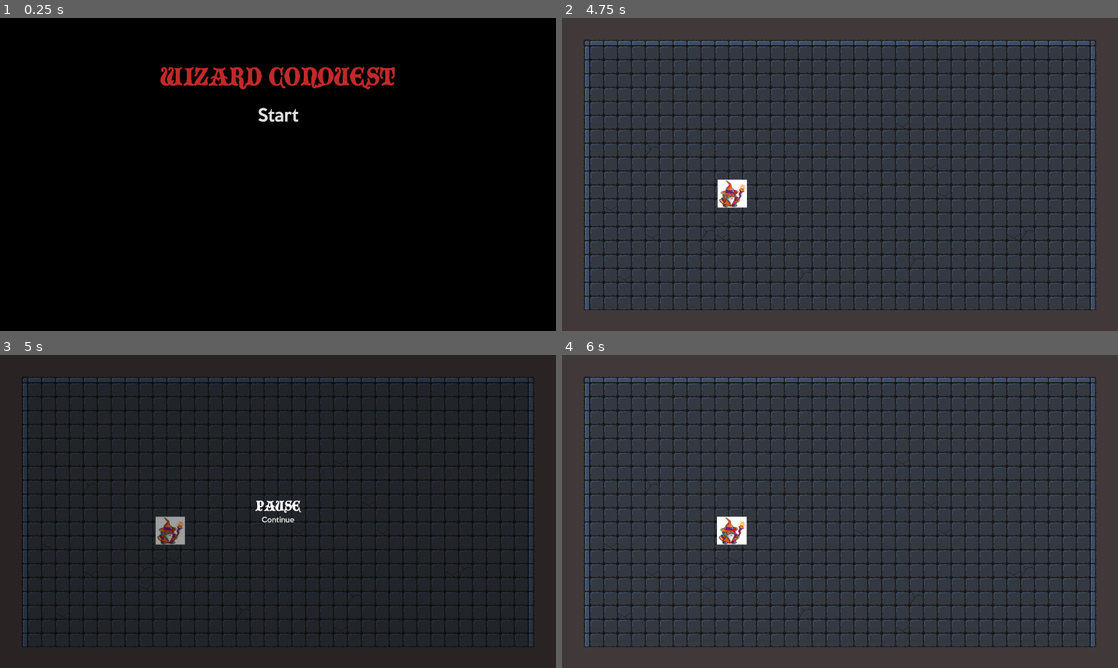
Above: before the commit, frames 1-4 (two rows, left to right).
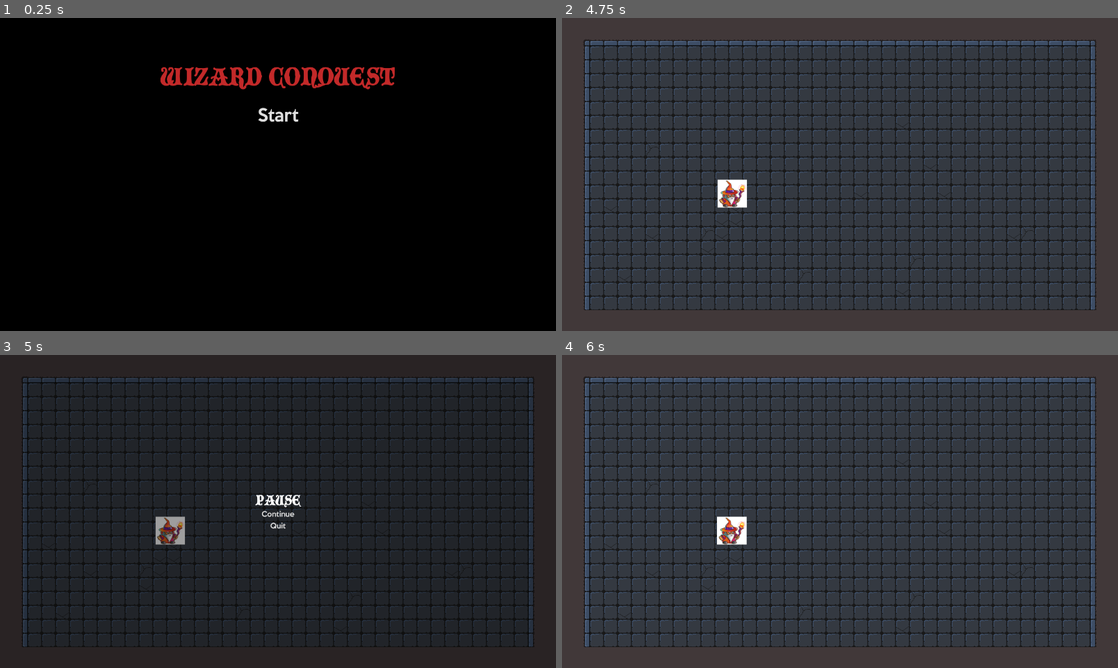
Above: after the commit, the same moments.

Repository: jeremiah-crosby/wizard-conquest-godot
Game: Godot game, scene res://MainScene.tscn
Same seed, same stepped clock (60 frames per second), same inputs: the game is played once before the commit and once after it.
Inputs:
- Up to frame 1 (0.25 s): no input
- Up to frame 2 (4.75 s): click "Start" at 0.5 s; tap Enter at 1.25, 2.75, 4.25 s; tap Space at 2, 3.5 s; hold Left (play_move_left) 2.03-2.78 s; hold Left (play_move_left) from 4.28 s (still down)
- Up to frame 3 (5 s): keep holding Left (play_move_left); tap Escape (ui_cancel) at 4.9 s
- Up to frame 4 (6 s): release Left (play_move_left) at 5 s; click "Continue" at 5 s; tap Space at 5.75 s; hold Left (play_move_left) from 5.78 s (still down)

Frames 1-2 are identical in both runs. In frame 3, 0.5% of the frame differs, in the area x 45-55%, y 44-56%; in frame 4, nothing differs.

Commit message:
Add quit button to pause menu

Diff:
--- a/PauseScreen.gd
+++ b/PauseScreen.gd
@@ -1,6 +1,7 @@
 extends Control
 
 signal unpause
+signal quit
 
 func _input(event):
 	if event.is_action_pressed("ui_cancel"):
@@ -12,3 +13,7 @@
 
 func _on_ContinueButton_pressed():
 	emit_signal("unpause")
+
+
+func _on_QuitButton_pressed():
+	emit_signal("quit")
--- a/PauseScreen.tscn
+++ b/PauseScreen.tscn
@@ -12,6 +12,9 @@
 font_data = ExtResource( 2 )
 
 [sub_resource type="DynamicFont" id=3]
+font_data = ExtResource( 3 )
+
+[sub_resource type="DynamicFont" id=4]
 font_data = ExtResource( 3 )
 
 [node name="PauseScreen" type="Control"]
@@ -31,9 +34,9 @@
 
 [node name="VBoxContainer" type="VBoxContainer" parent="PanelContainer/CenterContainer"]
 margin_left = 588.0
-margin_top = 326.0
+margin_top = 311.0
 margin_right = 692.0
-margin_bottom = 394.0
+margin_bottom = 409.0
 
 [node name="Label" type="Label" parent="PanelContainer/CenterContainer/VBoxContainer"]
 margin_right = 104.0
@@ -50,4 +53,14 @@
 text = "Continue"
 flat = true
 
+[node name="QuitButton" type="Button" parent="PanelContainer/CenterContainer/VBoxContainer"]
+margin_top = 72.0
+margin_right = 104.0
+margin_bottom = 98.0
+custom_fonts/font = SubResource( 4 )
+custom_colors/font_color_hover = Color( 0.882353, 0.901961, 0.239216, 1 )
+text = "Quit"
+flat = true
+
 [connection signal="pressed" from="PanelContainer/CenterContainer/VBoxContainer/ContinueButton" to="." method="_on_ContinueButton_pressed"]
+[connection signal="pressed" from="PanelContainer/CenterContainer/VBoxContainer/QuitButton" to="." method="_on_QuitButton_pressed"]
--- a/game_state/GameplayState.gd
+++ b/game_state/GameplayState.gd
@@ -2,18 +2,20 @@
 
 var initial_level_name = "res://levels/tomb/TombMap.tscn"
 var pause_screen
+var level_scene
 
 func enter():
 	print("Entered GameplayState...")
 	pause_screen = ResourceLoader.load("res://PauseScreen.tscn").instance();
 	pause_screen.connect("unpause", self, "hide_pause")
-	var next_scene = ResourceLoader.load(self.initial_level_name)
-	var next_scene_instance = next_scene.instance()
+	pause_screen.connect("quit", self, "quit_game")
+	level_scene = ResourceLoader.load(self.initial_level_name).instance()
 	var root = get_tree().get_root()
-	root.call_deferred("add_child", next_scene_instance)
+	root.call_deferred("add_child", level_scene)
 
 func exit():
 	pause_screen.queue_free()
+	level_scene.queue_free()
 
 func handle_input(event):
 	if event.is_action_pressed("ui_cancel"):
@@ -29,3 +31,7 @@
 	print("Unpause")
 	get_tree().set_pause(false)
 	pause_screen.get_parent().remove_child(pause_screen)
+
+func quit_game():
+	get_tree().set_pause(false)
+	emit_signal("finished", "title")
--- a/game_state/TitleState.gd
+++ b/game_state/TitleState.gd
@@ -1,13 +1,17 @@
 extends "res://state_machine/state.gd"
+
+var title_scene
 
 func enter():
 	print("Entered TitleState...")
-	var title_scene = ResourceLoader.load("res://title/TitleScreen.tscn")
-	var title_scene_instance = title_scene.instance()
+	title_scene = ResourceLoader.load("res://title/TitleScreen.tscn").instance()
 	var root = get_tree().get_root()
-	print("Root name = " + root.name)
-	title_scene_instance.connect("start_game", self, "start_game")
-	root.call_deferred("add_child", title_scene_instance)
+	title_scene.connect("start_game", self, "start_game")
+	root.call_deferred("add_child", title_scene)
+
+func exit():
+	title_scene.queue_free()
 
 func start_game():
+	print("Starting game")
 	emit_signal("finished", "gameplay")
--- a/title/TitleScreen.gd
+++ b/title/TitleScreen.gd
@@ -8,5 +8,5 @@
 
 
 func _on_StartButton_pressed():
+	print("Start game pressed")
 	emit_signal("start_game")
-	queue_free()
Not shown: 1 places in PauseScreen.tscn that only renumber resources
